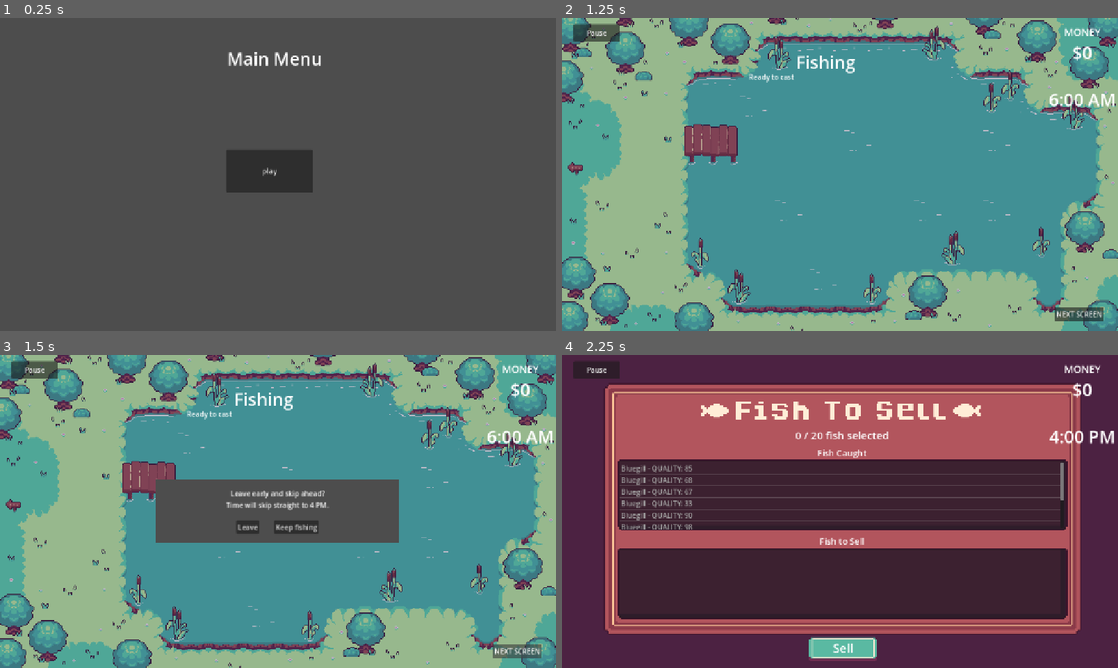
Above: before the commit, frames 1-4 (two rows, left to right).
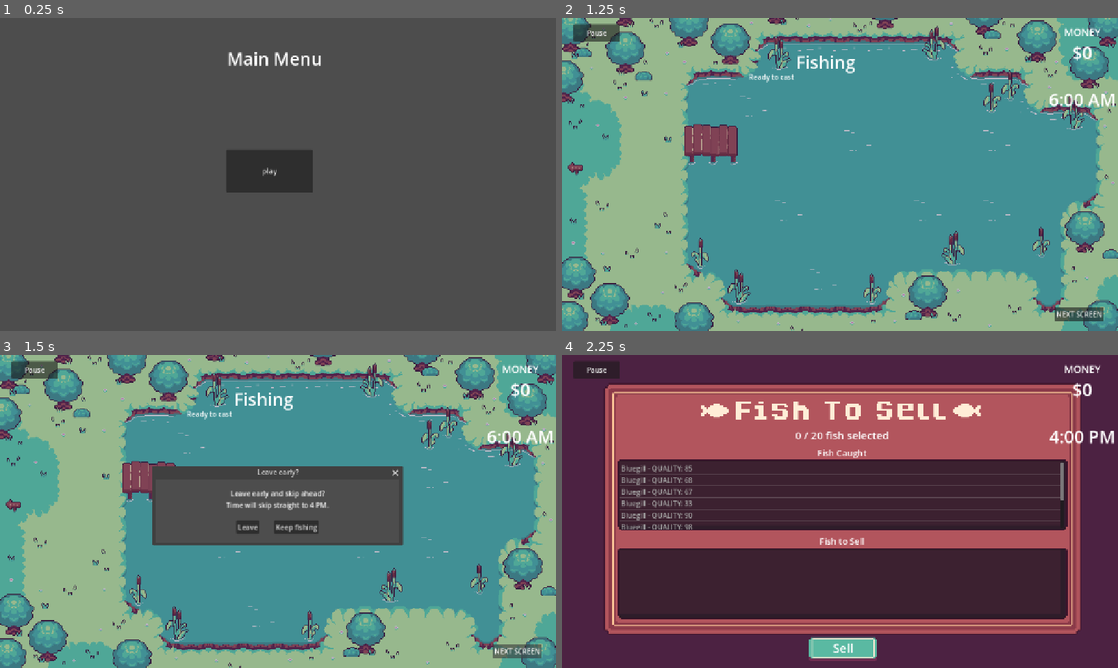
Above: after the commit, the same moments.

Repository: V-Mirea/comfy-summer-fishing-game
Game: Godot game, scene res://assets/game/game.tscn
Same seed, same stepped clock (60 frames per second), same inputs: the game is played once before the commit and once after it. The engine's default icon, where the game draws it, is replaced by a stand-in: a white triangle on a blue panel in a dark square.
Inputs:
- Up to frame 1 (0.25 s): no input
- Up to frame 2 (1.25 s): click "play" at 0.5 s
- Up to frame 3 (1.5 s): click "NEXT SCREEN" at 1.25 s
- Up to frame 4 (2.25 s): click "Leave" at 2 s

Frames 1-2 are identical in both runs. In frame 3, 2.6% of the frame differs, in the area x 27-73%, y 35-61%; in frame 4, nothing differs.

Commit message:
Feature/dy/borderless toggle (#53)
* tinting made possible

* time manager implementation

* flipepd the toggle

Diff:
--- a/assets/game/fishing_scene/fishing_scene.tscn
+++ b/assets/game/fishing_scene/fishing_scene.tscn
@@ -102,7 +102,8 @@
 title = "Leave early?"
 initial_position = 3
 size = Vector2i(561, 145)
-visible = false
+current_screen = 0
+borderless = false
 always_on_top = true
 
 [node name="VBoxContainer" type="VBoxContainer" parent="LeaveEarlyPopup" unique_id=725216889]
Not shown: 1 places in assets/game/fishing_scene/fishing_scene.tscn that only renumber resources
